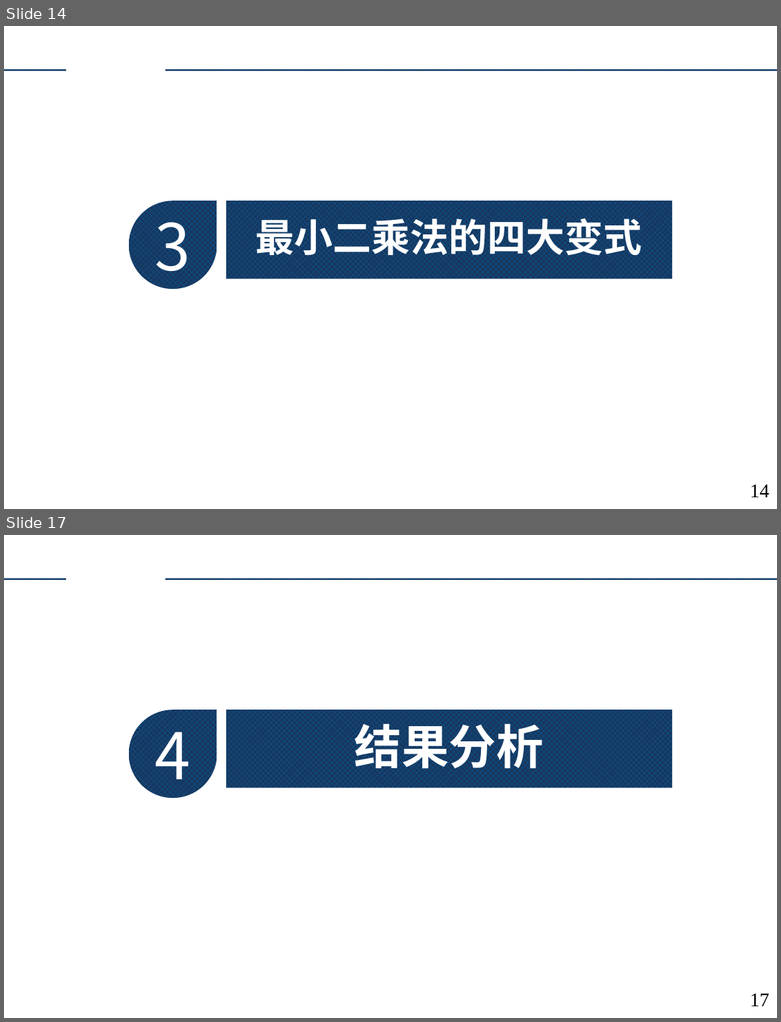
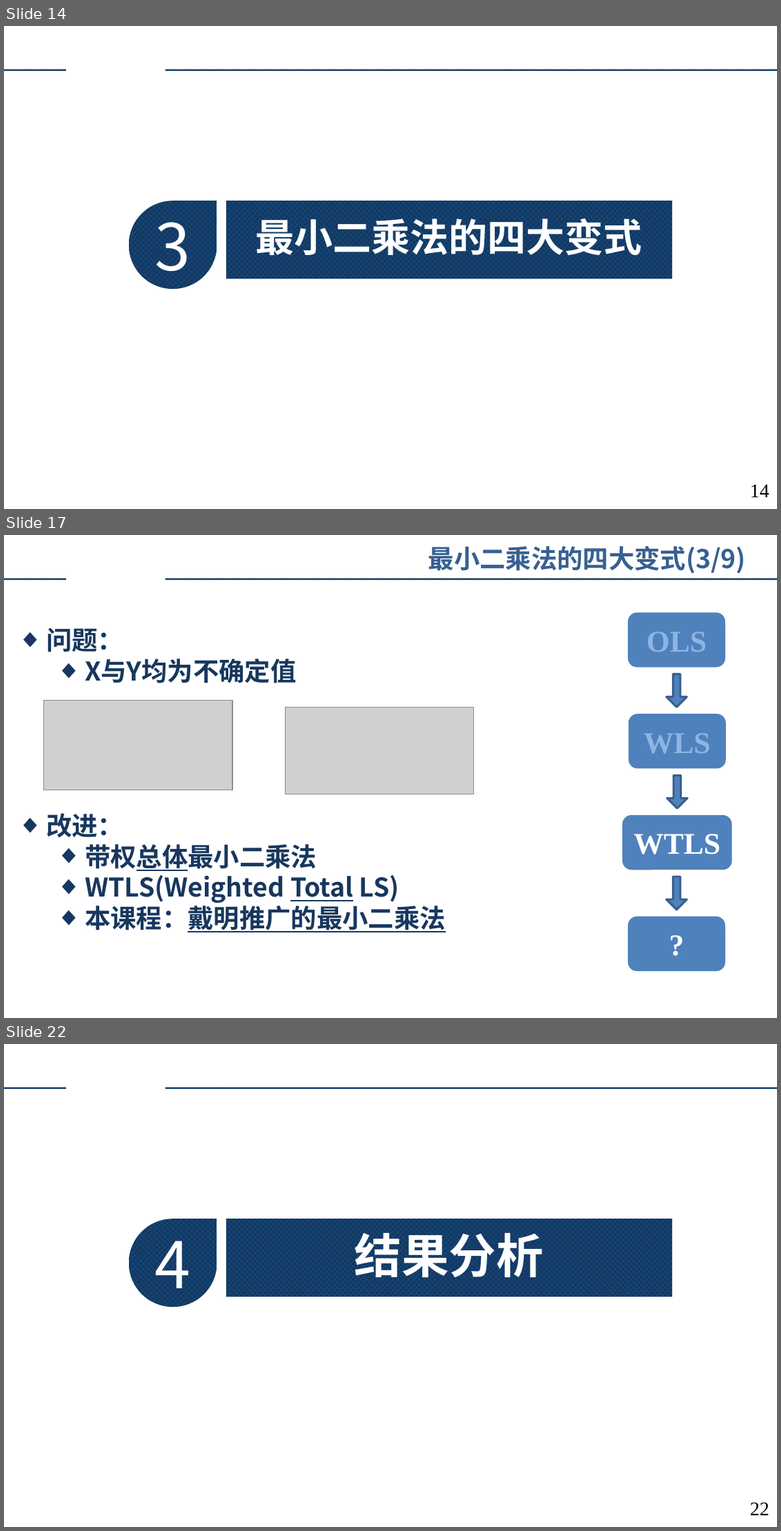
Before and after one commit to augusto-13/ErrorTheory_discussion_ppt, a slide deck: 2023-4-9.pptx. Shown one above the other, each under a label of ours: slides 14 and 17 before the commit, slides 14, 17 and 22 after it; the slides between them are not shown. The pictures are 781x1022 and 781x1531 pixels, drawn with LibreOffice and Linux fonts; fonts in the diff are those of the drawing; grey boxes stand for pictures; background and template pictures are left out. Boxes give left, top, right and bottom in pixels: in the first picture for what was removed or moved away, otherwise in the second. Text is boxed around its words. In the diff, an @@ line names an element or a change of style, - is before the commit and + after.

```diff
--- a/2023-4-9.pptx
+++ b/2023-4-9.pptx
@@ slide 17 added at (x1=4, y1=535, x2=777, y2=1018), background #FFFFFF; not listed: 2 template elements that a slide beside it also shows @@
@@ text added at (x1=428, y1=546, x2=746, y2=574), 24 pt, text #376092, bold @@
+最小二乘法的四大变式(3/9)
@@ rounded rectangle added at (x1=628, y1=612, x2=725, y2=667), fill #4F81BD, 28 pt, text #8EB4E3, bold @@
+OLS
@@ text added at (x1=46, y1=627, x2=446, y2=932), 24 pt, text #17375E, bold @@
+◆ 问题：
+  ◆ X与Y均为不确定值
+◆ 改进：
+  ◆ 带权总体最小二乘法
+  ◆ WTLS(Weighted Total LS)
+  ◆ 本课程：戴明推广的最小二乘法
@@ right arrow added at (x1=666, y1=674, x2=687, y2=707), fill #4F81BD, outline #3A5F8C 2 pt @@
@@ picture added at (x1=43, y1=701, x2=232, y2=790) @@
@@ picture added at (x1=286, y1=707, x2=474, y2=794) @@
@@ rounded rectangle added at (x1=628, y1=714, x2=726, y2=768), fill #4F81BD, 28 pt, text #8EB4E3, bold @@
+WLS
@@ right arrow added at (x1=668, y1=775, x2=688, y2=808), fill #4F81BD, outline #3A5F8C 2 pt @@
@@ rounded rectangle added at (x1=622, y1=814, x2=732, y2=870), fill #4F81BD, 28 pt, text #FFFFFF, bold @@
+WTLS
@@ right arrow added at (x1=666, y1=876, x2=687, y2=910), fill #4F81BD, outline #3A5F8C 2 pt @@
@@ rounded rectangle added at (x1=628, y1=917, x2=725, y2=972), fill #4F81BD, 28 pt, text #FFFFFF, bold @@
+?
@@ what was slide 17 is now slide 22 @@
@@ page number at (x1=750, y1=1502, x2=769, y2=1515): text changed @@
-17
+22
```
Also in this commit, not shown: 4 slides changed, 4 other slides added.
